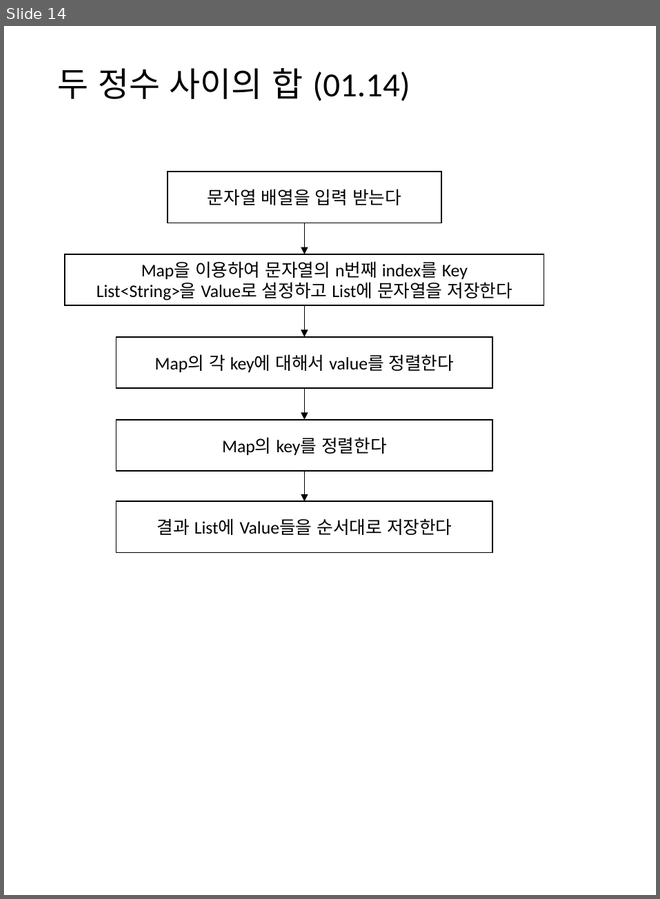
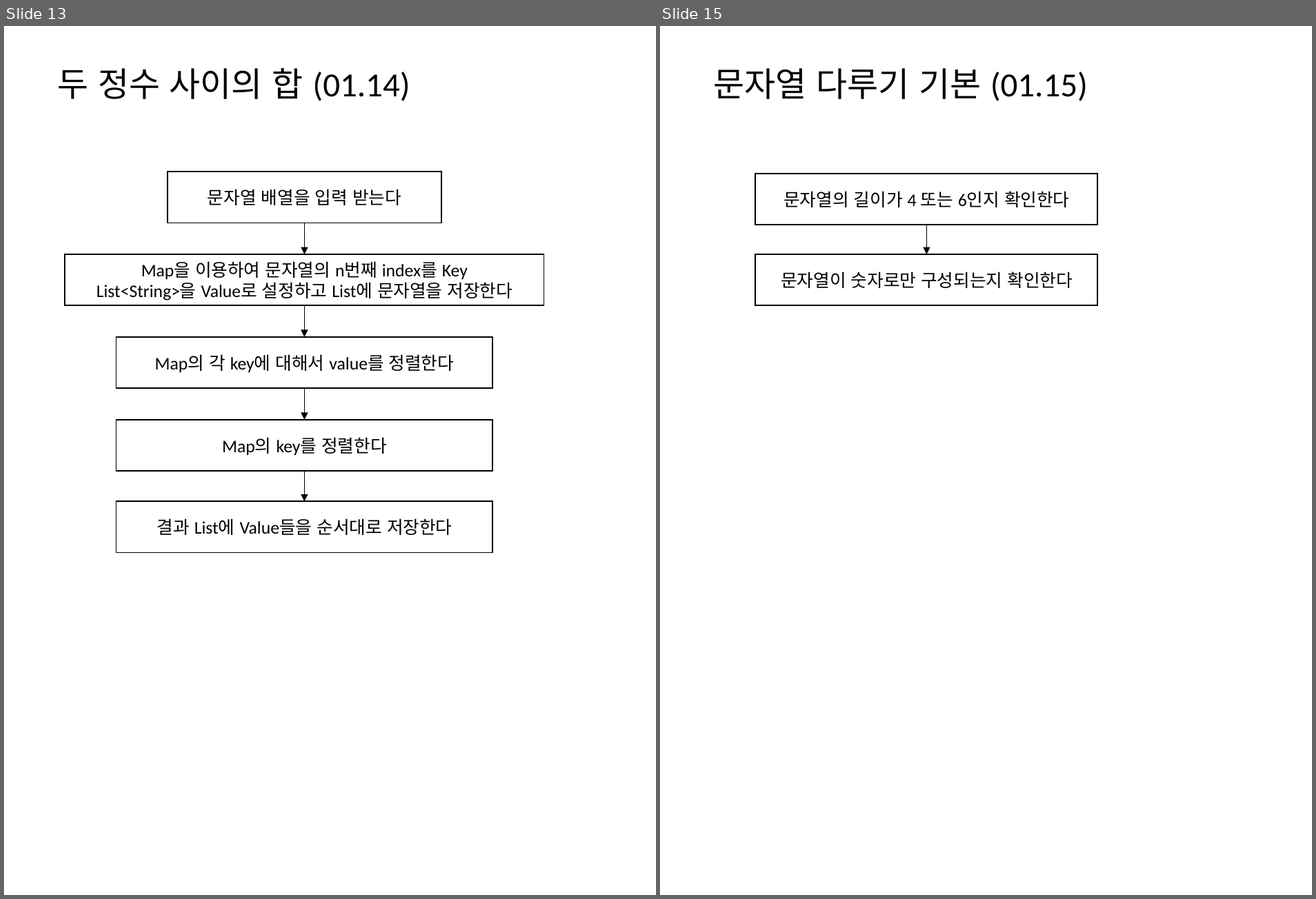
Before and after one commit to mornings9047/Algorithms_Programmers, a slide deck: 알고리즘_프로그래머스_Level01_순서도.pptx. Shown side by side, each under a label of ours: slide 14 before the commit, slides 13 and 15 after it; the slides between them are not shown. The pictures are 660x899 and 1316x899 pixels, drawn with LibreOffice and Linux fonts; fonts in the diff are those of the drawing. Boxes give left, top, right and bottom in pixels: in the first picture for what was removed or moved away, otherwise in the second. Text is boxed around its words. In the diff, an @@ line names an element or a change of style, - is before the commit and + after.

Commit message:
문자열 다루기 기본

```diff
--- a/알고리즘_프로그래머스_Level01_순서도.pptx
+++ b/알고리즘_프로그래머스_Level01_순서도.pptx
@@ slide 15 added at <box>660,26,1312,895</box>, background #FFFFFF @@
@@ title added at <box>714,68,1088,101</box>, 28 pt, text #000000 @@
+문자열 다루기 기본 (01.15)
@@ rectangle added at <box>756,174,1098,225</box>, outline #000000 1 pt, 14.7 pt, text #000000 @@
+문자열의 길이가 4 또는 6인지 확인한다
@@ arrow added from (927, 225) to (927, 254), #000000 0.5 pt @@
@@ rectangle added at <box>756,254,1098,306</box>, outline #000000 1 pt, 14.7 pt, text #000000 @@
+문자열이 숫자로만 구성되는지 확인한다
@@ what was slide 14 is now slide 13 @@
```
Also in this commit, not shown: 2 slides changed, 2 slides removed, 2 other files.
